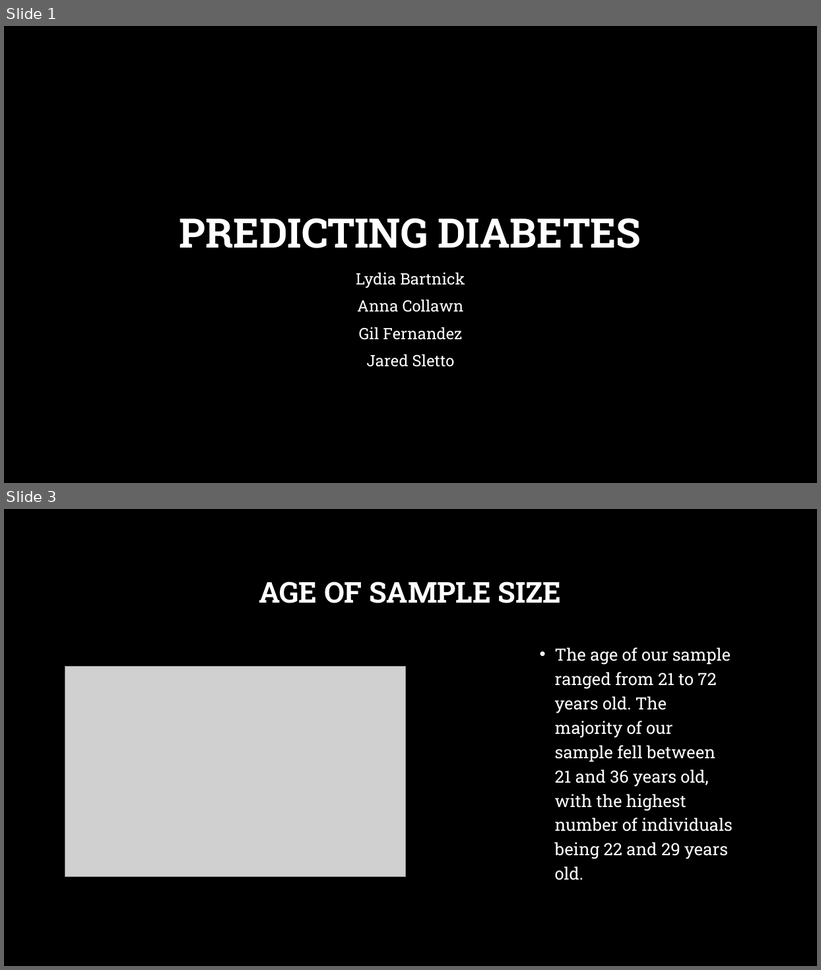
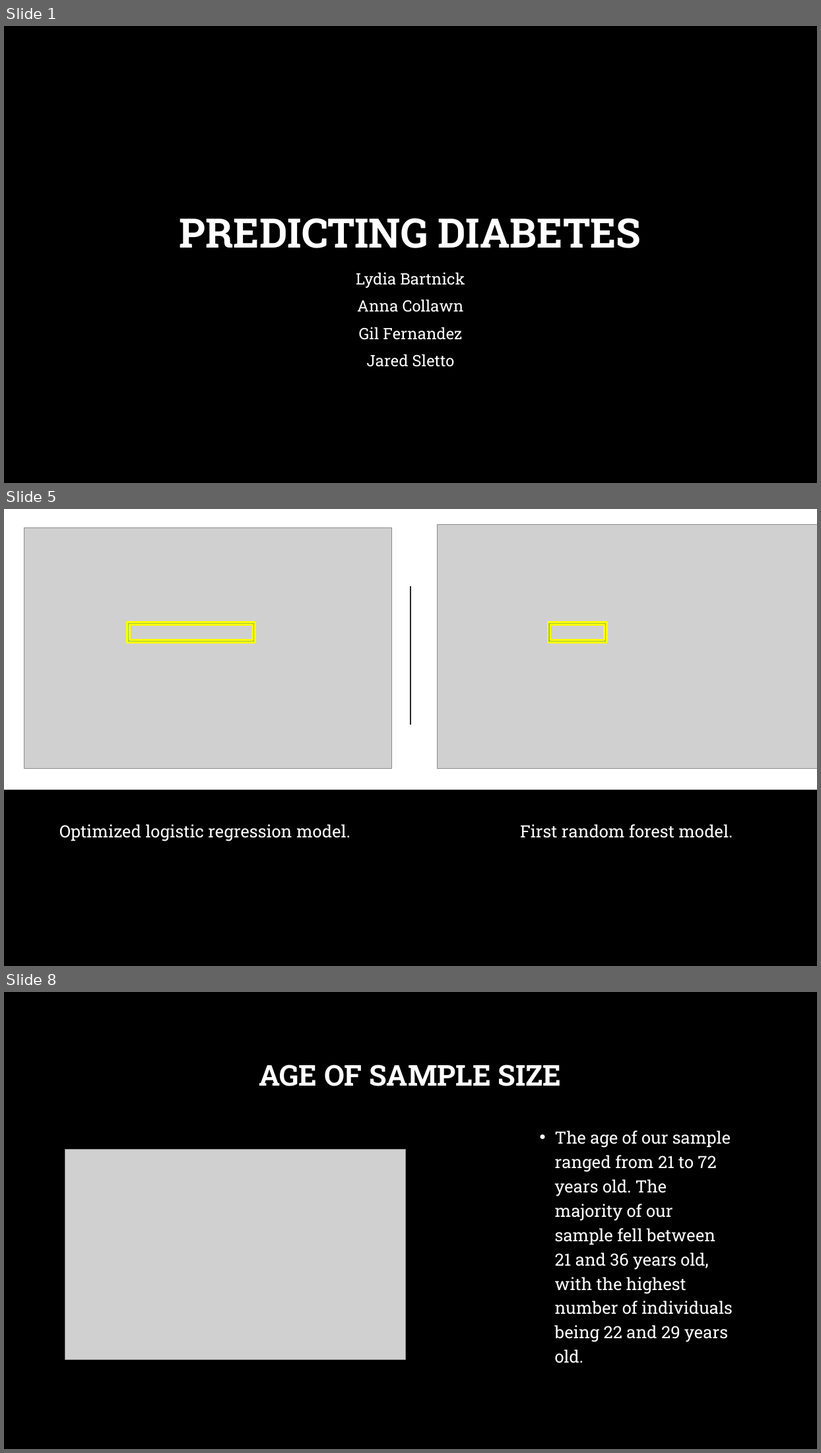
Before and after one commit to acollawn/Project_4, a slide deck: Predicting Diabetes.pptx. Shown one above the other, each under a label of ours: slides 1 and 3 before the commit, slides 1, 5 and 8 after it; the slides between them are not shown. The pictures are 821x970 and 821x1453 pixels, drawn with LibreOffice and Linux fonts; fonts in the diff are those of the drawing; grey boxes stand for pictures; background and template pictures are left out. Boxes give left, top, right and bottom in pixels: in the first picture for what was removed or moved away, otherwise in the second. Text is boxed around its words. In the diff, an @@ line names an element or a change of style, - is before the commit and + after.

```diff
--- a/Predicting Diabetes.pptx
+++ b/Predicting Diabetes.pptx
@@ slide 5 added at (4,509,817,966), background picture (left out) @@
@@ rectangle added at (4,509,817,790), fill #FFFFFF @@
@@ picture added at (24,528,392,769) @@
@@ picture added at (437,524,817,769) @@
@@ line added from (411, 586) to (411, 725), #262626 1.5 pt @@
@@ frame added at (127,622,255,642), fill #9EC544, outline #FFFF00 2.25 pt @@
@@ frame added at (548,622,607,642), fill #9EC544, outline #FFFF00 2.25 pt @@
@@ text added at (59,824,350,842), 20 pt, text #FFFFFF @@
+Optimized logistic regression model.
@@ text added at (520,824,733,838), 20 pt, text #FFFFFF @@
+First random forest model.
@@ what was slide 3 is now slide 8 @@
```
Also in this commit, not shown: 4 slides changed, 4 other slides added.
